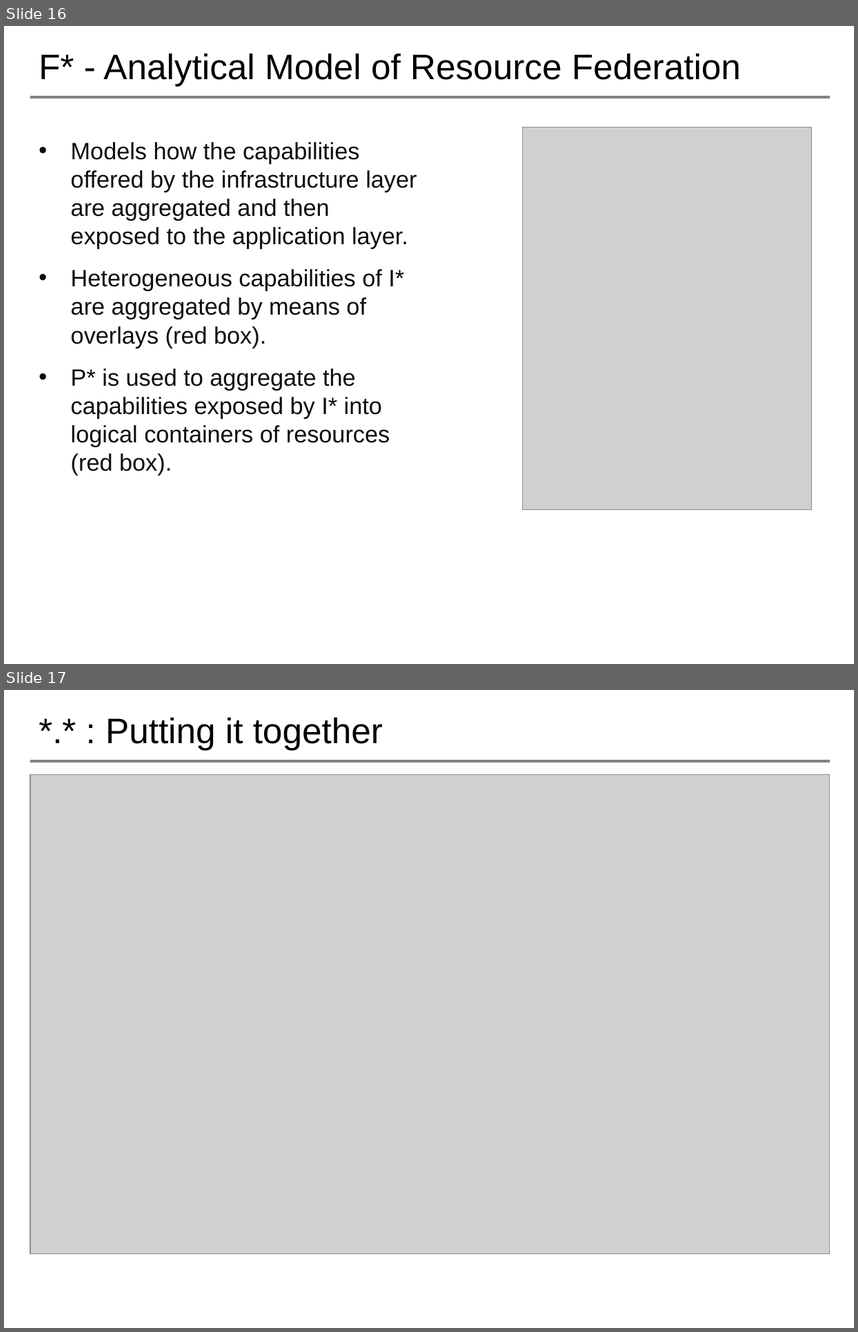
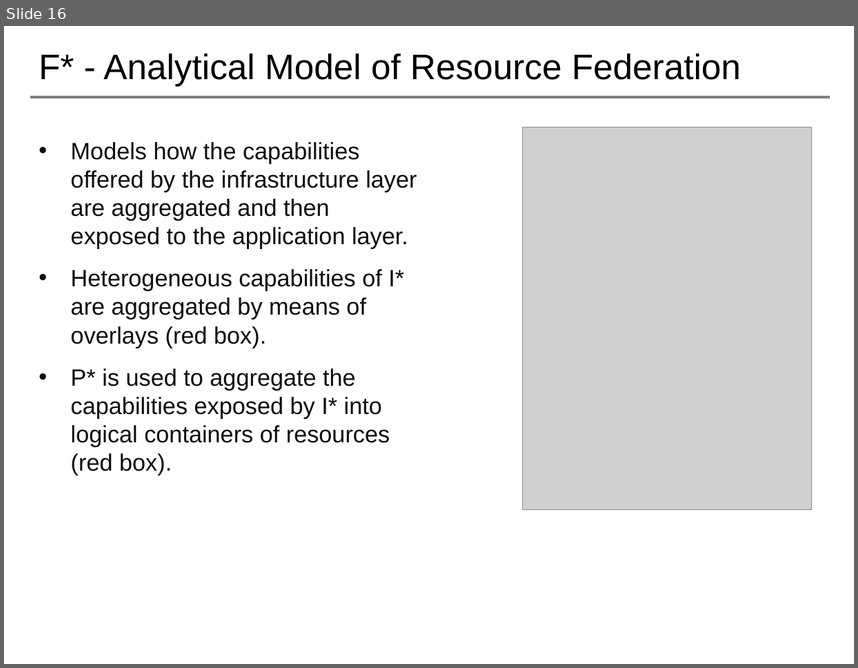
Before and after one commit to saga-project/NGMW, a slide deck: presentations/radical-modsim.pptx. Shown one above the other, each under a label of ours: slides 16 and 17 before the commit, slide 16 after it. The pictures are 858x1332 and 858x668 pixels, drawn with LibreOffice and Linux fonts; fonts in the diff are those of the drawing; grey boxes stand for pictures; background and template pictures are left out. Boxes give left, top, right and bottom in pixels: in the first picture for what was removed or moved away, otherwise in the second. Text is boxed around its words. In the diff, an @@ line names an element or a change of style, - is before the commit and + after.

```diff
--- a/presentations/radical-modsim.pptx
+++ b/presentations/radical-modsim.pptx
@@ slide 17 removed at [4,690,854,1328], background #FFFFFF; not listed: 1 template element that a slide beside it also shows @@
@@ title removed at [105,717,383,750] @@
-*.* : Putting it together
@@ picture removed at [30,775,829,1254] @@
```
Also in this commit, not shown: 6 slides changed, 5 slides added, 1 other file.
